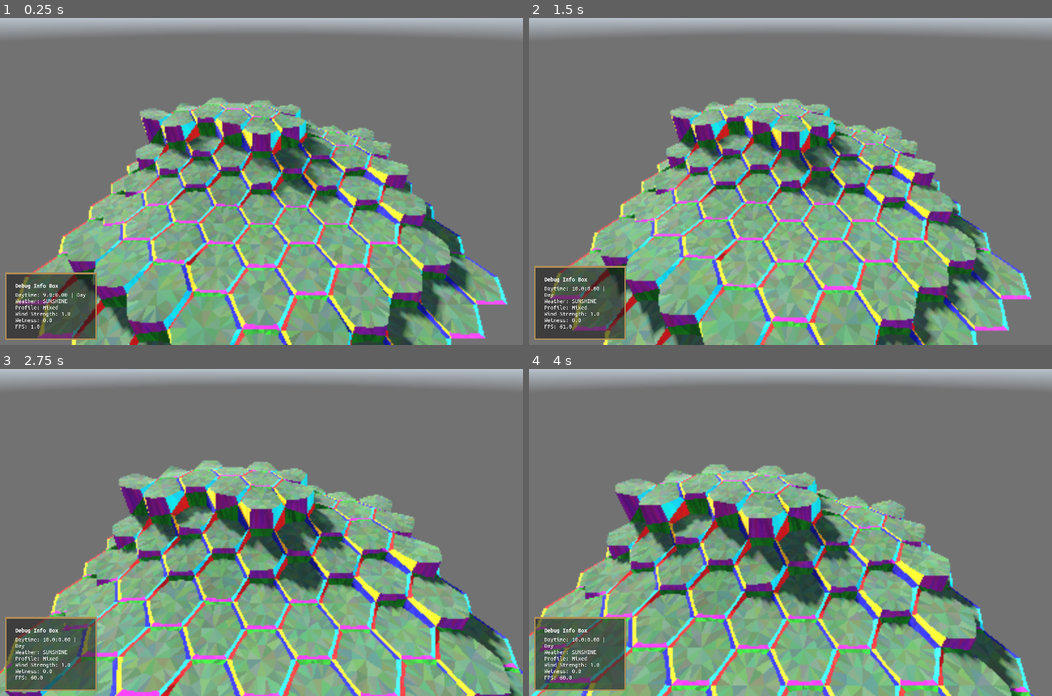
Above: before the commit, frames 1-4 (two rows, left to right).
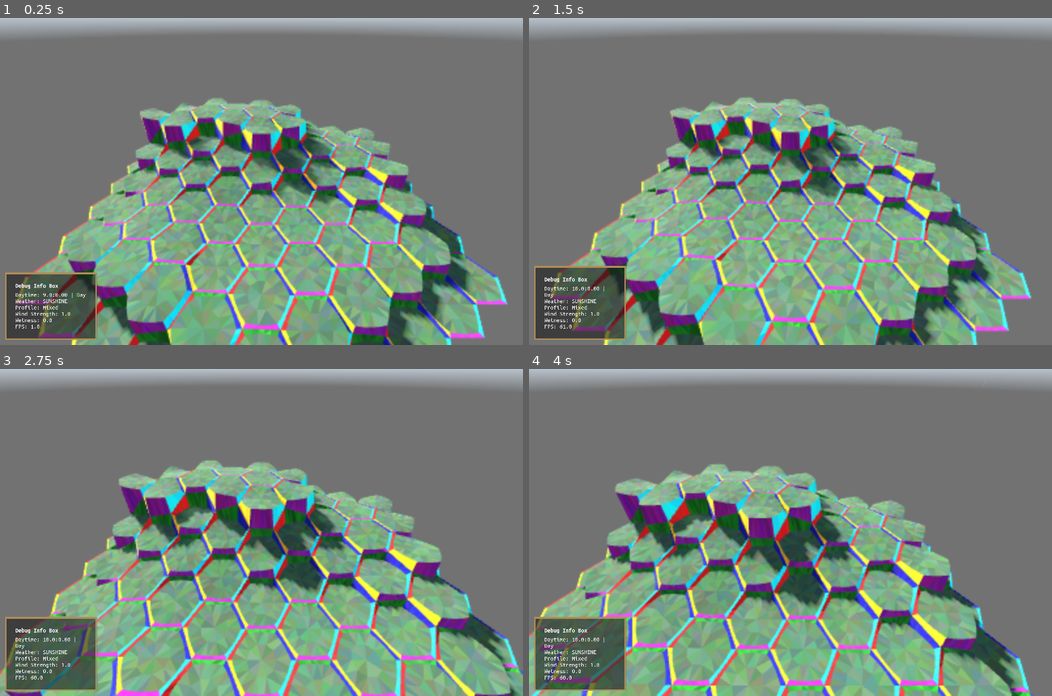
Above: after the commit, the same moments.

Repository: vincentwoelfer/hex
Game: Godot game, scene res://scenes/dev/MapGeneration.tscn
The game is run twice, just before and just after one commit, with the same random seed, the same clock (stepped at 60 frames per second) and the same inputs. A sky picture missing from this copy of the repository is replaced by a grey-blue gradient.
Inputs (mouse positions are in pixels of both pictures, inside the frame that each line leads up to):
- Up to frame 1 (0.25 s): no input
- Up to frame 2 (1.5 s): tap Enter at 0.5 s; move the mouse to (905, 165) at 0.52 s; hold Shift (hold_speed_up_time) 0.53-1.28 s; hold Space (advance_world_time_one_step) 0.53-1.28 s; move the mouse to (685, 197) at 1.27 s; tap S (move_cam_backward) at 1.35 s
- Up to frame 3 (2.75 s): move the mouse to (313, 460) at 2.02 s; hold Shift (hold_speed_up_time) from 2.03 s (still down); hold W (move_cam_forward) from 2.03 s (still down)
- Up to frame 4 (4 s): move the mouse to (764, 597) at 2.77 s; release W (move_cam_forward) at 2.78 s; tap A (move_cam_left) at 2.85 s; move the mouse to (947, 581) at 3.52 s; release Shift (hold_speed_up_time) at 3.53 s; hold D (move_cam_right) from 3.53 s (still down)

The runs differ from the first frame. In frame 1, 3.9% of the frame differs, in the area x 3-97%, y 24-100%; in frame 2, 3.6%; in frame 3, 3.6%; in frame 4, 3.2%.

Commit message:
Change Anti_aliasing settings  Please enter the commit message for your changes. Lines starting

Diff:
--- a/project.godot
+++ b/project.godot
@@ -47,6 +47,7 @@
 
 [gui]
 
+theme/default_font_antialiasing=2
 theme/default_font_multichannel_signed_distance_field=true
 
 [input]
@@ -144,6 +145,8 @@
 scaling_3d/mode=2
 scaling_3d/scale=0.5
 global_illumination/sdfgi/probe_ray_count=2
+anti_aliasing/quality/msaa_2d=1
+anti_aliasing/quality/msaa_3d=1
 
 [shader_globals]
 
